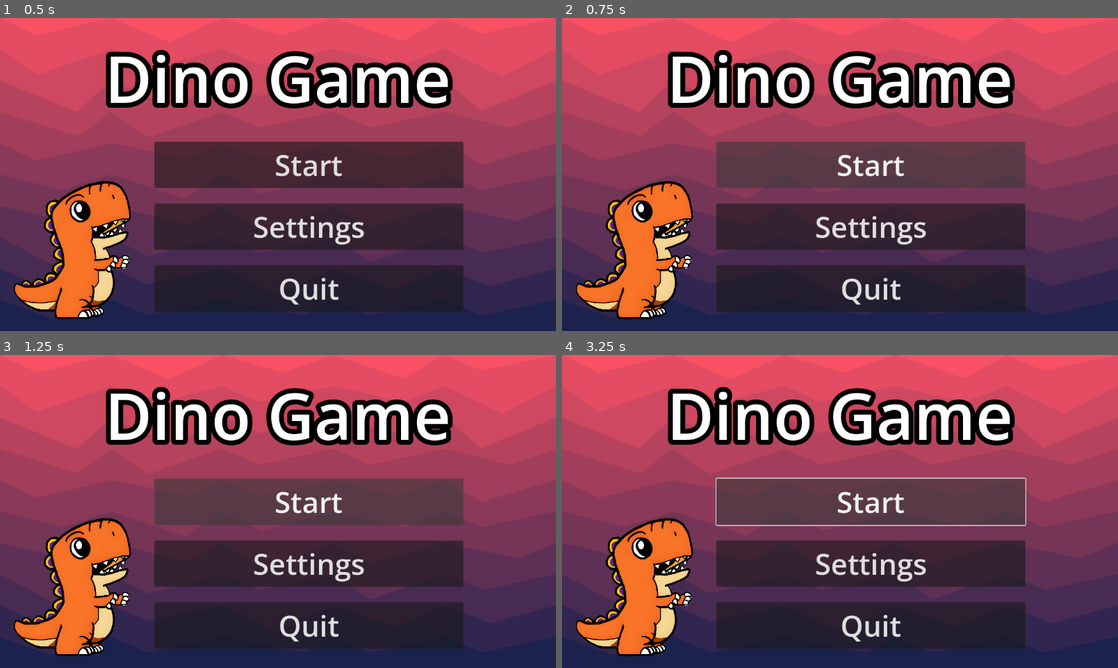
Above: before the commit, frames 1-4 (two rows, left to right).
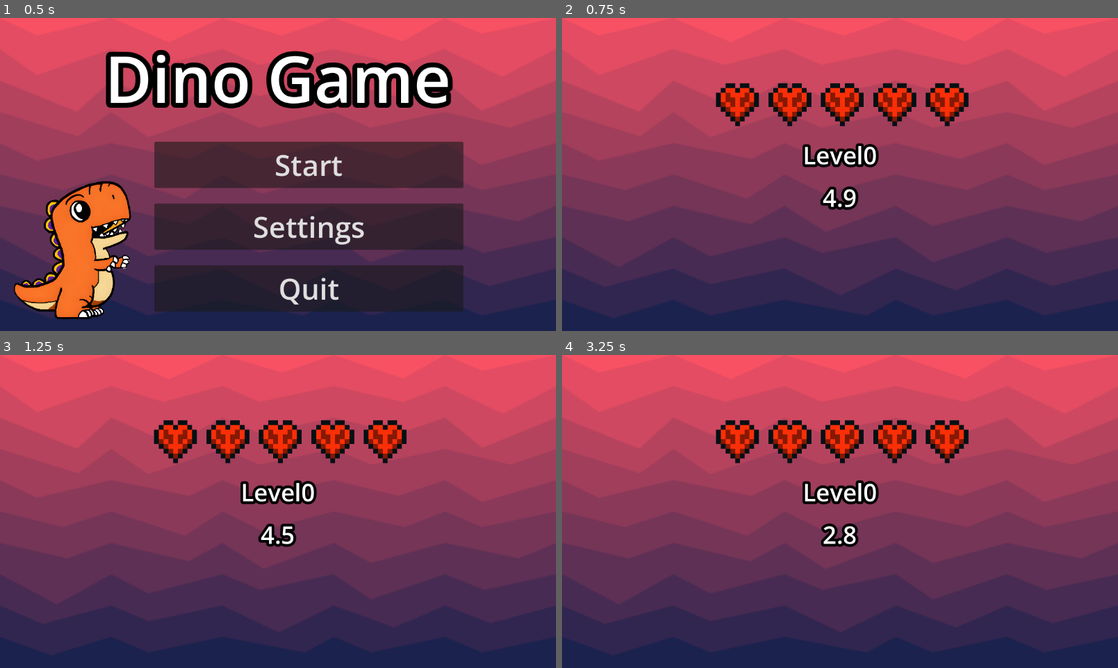
Above: after the commit, the same moments.

Repository: Duplic8/JustAGame
Game: Godot game, scene res://Scenes/title_screen.tscn
Two runs of this game, one before a commit and one after it. Both use one fixed random seed, a clock stepped at 60 frames per second and the inputs below.
Inputs (mouse positions are in pixels of both pictures, inside the frame that each line leads up to):
- Up to frame 1 (0.5 s): no input
- Up to frame 2 (0.75 s): click "Start" at 0.5 s
- Up to frame 3 (1.25 s): no input
- Up to frame 4 (3.25 s): click (873, 502) at 1.25 s, where only the run before the commit has a clickable "Start"; click (873, 564) at 2 s, where only the run before the commit has a clickable "Settings"; move the mouse to (962, 495) at 2.77 s; hold Right (ui_right) from 2.78 s (still down); tap Alt at 2.85 s; click (962, 495) at 2.92 s; tap Up at 3.02 s

Frame 1 is identical in both runs. In frame 2, 40% of the frame differs, in the area x 2-84%, y 10-97%; in frame 3, 40%; in frame 4, 40%.

Commit message:
Worked on timer screen and player sprites
Not fully completed, has incomplete code and may result in errors

Diff:
--- /dev/null
+++ b/Global.gd
@@ -0,0 +1,14 @@
+extends Node
+
+var minigames_done = 0 #tracks the number of minigames finished
+var lives = 5 #tracks the number of lives left
+
+
+# Called when the node enters the scene tree for the first time.
+func _ready() -> void:
+	pass # Replace with function body.
+
+
+# Called every frame. 'delta' is the elapsed time since the previous frame.
+func _process(delta: float) -> void:
+	pass
--- /dev/null
+++ b/Scenes/level_scene.tscn
@@ -0,0 +1,64 @@
+[gd_scene format=3 uid="uid://dtfotbyoul8be"]
+
+[ext_resource type="Script" uid="uid://bl2uen0sbp3fj" path="res://Scenes/timer_scene.gd" id="1_c7xwe"]
+[ext_resource type="Texture2D" uid="uid://bdmr24met4mv8" path="res://peak_background.png" id="1_cn3xy"]
+[ext_resource type="Texture2D" uid="uid://bcw0g1oe213jl" path="res://heart.png" id="2_c7xwe"]
+
+[node name="TimerScreen" type="Node2D" unique_id=880672744]
+script = ExtResource("1_c7xwe")
+
+[node name="Background" type="TextureRect" parent="." unique_id=2030303875]
+offset_right = 1153.5442
+offset_bottom = 648.0
+texture = ExtResource("1_cn3xy")
+
+[node name="HeartContainer" type="HBoxContainer" parent="." unique_id=32469463]
+offset_left = 192.0
+offset_top = 120.0
+offset_right = 1758.0
+offset_bottom = 350.0
+scale = Vector2(0.4934221, 0.4934221)
+theme_override_constants/separation = -90
+alignment = 1
+
+[node name="Heart" type="TextureRect" parent="HeartContainer" unique_id=1464408630]
+layout_mode = 2
+texture = ExtResource("2_c7xwe")
+
+[node name="Heart2" type="TextureRect" parent="HeartContainer" unique_id=2045801762]
+layout_mode = 2
+texture = ExtResource("2_c7xwe")
+
+[node name="Heart3" type="TextureRect" parent="HeartContainer" unique_id=2009400329]
+layout_mode = 2
+texture = ExtResource("2_c7xwe")
+
+[node name="Heart4" type="TextureRect" parent="HeartContainer" unique_id=2061128991]
+layout_mode = 2
+texture = ExtResource("2_c7xwe")
+
+[node name="Heart5" type="TextureRect" parent="HeartContainer" unique_id=2145712311]
+layout_mode = 2
+texture = ExtResource("2_c7xwe")
+
+[node name="Level" type="RichTextLabel" parent="." unique_id=736698749]
+offset_left = 384.0
+offset_top = 240.0
+offset_right = 768.0
+offset_bottom = 328.0
+theme_override_constants/outline_size = 22
+theme_override_font_sizes/normal_font_size = 50
+text = "Level #"
+horizontal_alignment = 1
+vertical_alignment = 1
+
+[node name="Timer" type="RichTextLabel" parent="." unique_id=435131844]
+offset_left = 384.0
+offset_top = 328.0
+offset_right = 768.0
+offset_bottom = 416.0
+theme_override_constants/outline_size = 22
+theme_override_font_sizes/normal_font_size = 50
+text = "0.0"
+horizontal_alignment = 1
+vertical_alignment = 1
--- /dev/null
+++ b/Scenes/timer_scene.gd
@@ -0,0 +1,61 @@
+extends Node2D
+
+@onready var heart_container:HBoxContainer = $HeartContainer
+@onready var heart: TextureRect = $HeartContainer/Heart
+@onready var heart_2: TextureRect = $HeartContainer/Heart2
+@onready var heart_3: TextureRect = $HeartContainer/Heart3
+@onready var heart_4: TextureRect = $HeartContainer/Heart4
+@onready var heart_5: TextureRect = $HeartContainer/Heart5
+@onready var level: RichTextLabel = $Level
+@onready var timer: RichTextLabel = $Timer
+
+var time
+# Called when the node enters the scene tree for the first time.
+func _ready() -> void:
+	await Timer(5.0)
+
+	if Global.minigames_done < 3:
+		Global.minigames_done = Global.minigames_done + 1
+		#Changes your scene to the next minigame
+		get_tree().change_scene_to_file("res://scenes/minigame_" + str(Global.minigames_done) + ".tscn")
+	else:
+		#Back to title screen when game ends
+		get_tree().change_scene_to_file("res://scenes/title_screen.tscn")
+
+
+# Called every frame. 'delta' is the elapsed time since the previous frame.
+func _process(delta: float) -> void:
+	match Global.lives:
+		4:
+			heart.hide()
+		3:
+			heart.hide()
+			heart_2.hide()
+		2:
+			heart.hide()
+			heart_2.hide()
+			heart_3.hide()
+		1:
+			heart.hide()
+			heart_2.hide()
+			heart_3.hide()
+			heart_4.hide()
+		0:
+			heart_container.hide()
+	timer.text = str(time)
+	level.text = "Level" + str(Global.minigames_done)
+
+
+func Timer(start_time: float):
+
+
+	time = start_time
+
+	while time > 0.0:
+		await wait(0.1)
+		time -= 0.1
+
+	return
+
+func wait(seconds: float) -> void:
+	await get_tree().create_timer(seconds).timeout
--- a/Scenes/title_screen.tscn
+++ b/Scenes/title_screen.tscn
@@ -18,10 +18,12 @@
 
 
 func _on_button_pressed() -> void:
-	get_tree().change_scene_to_file(\"res://level_scene.tscn\")
+	#get_tree().change_scene_to_file(\"res://Scenes/level_scene.tscn\")
+	pass
+
 
 func _on_start_pressed() -> void:
-	pass # Replace with function body.
+	get_tree().change_scene_to_file(\"res://Scenes/level_scene.tscn\")
 
 
 func _on_quit_pressed() -> void:
--- /dev/null
+++ b/player.gd
@@ -0,0 +1,25 @@
+extends CharacterBody2D
+
+
+const SPEED = 300.0
+const JUMP_VELOCITY = -400.0
+
+
+func _physics_process(delta: float) -> void:
+	# Add the gravity.
+	if not is_on_floor():
+		velocity += get_gravity() * delta
+
+	# Handle jump.
+	if Input.is_action_just_pressed("ui_accept") and is_on_floor():
+		velocity.y = JUMP_VELOCITY
+
+	# Get the input direction and handle the movement/deceleration.
+	# As good practice, you should replace UI actions with custom gameplay actions.
+	var direction := Input.get_axis("ui_left", "ui_right")
+	if direction:
+		velocity.x = direction * SPEED
+	else:
+		velocity.x = move_toward(velocity.x, 0, SPEED)
+
+	move_and_slide()
--- a/project.godot
+++ b/project.godot
@@ -13,6 +13,10 @@
 config/name="TuffGame"
 run/main_scene="uid://bgbyh1x80bs4c"
 config/features=PackedStringArray("4.7", "GL Compatibility")
+
+[autoload]
+
+Global="*uid://dixs3bdqshkcw"
 
 [display]
 
Not shown, added: Global.gd.uid
Not shown, added: Scenes/timer_scene.gd.uid
Binary file added: heart.png
Not shown, added: heart.png.import
Not shown, added: player.gd.uid
